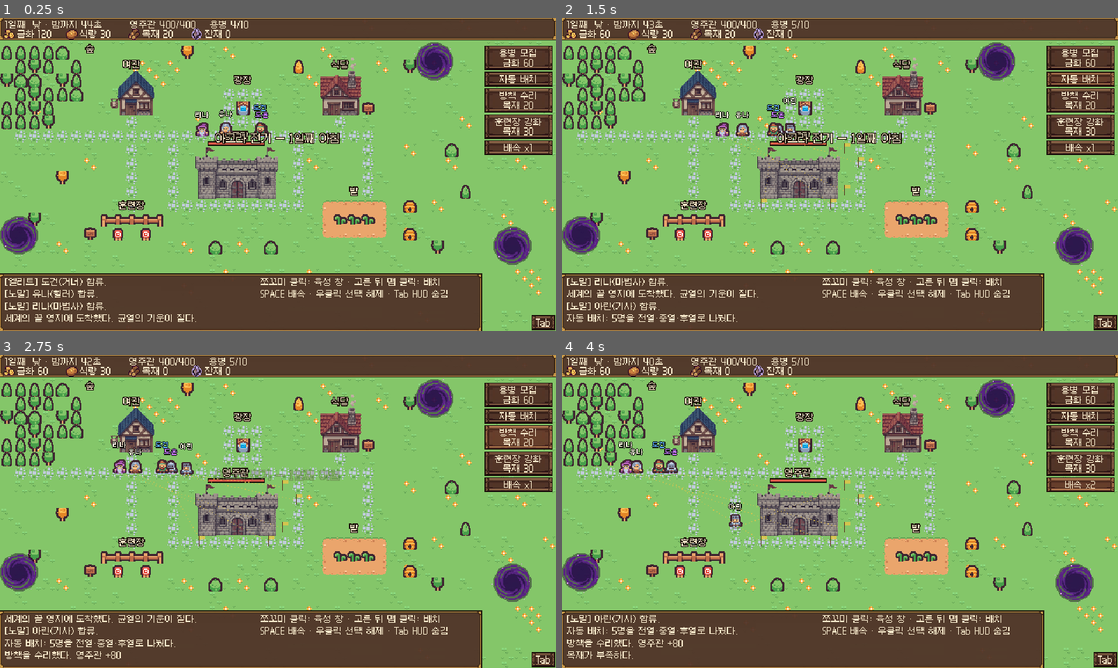
Above: before the commit, frames 1-4 (two rows, left to right).
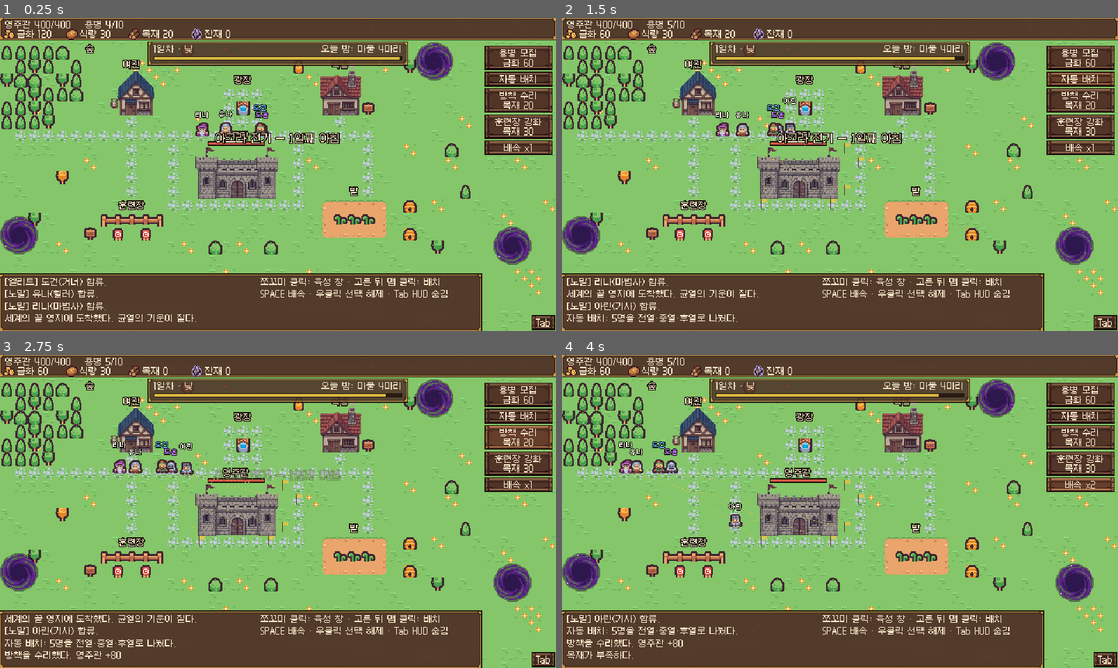
Above: after the commit, the same moments.

Repository: minjs-maxjs/game2
Game: Godot game, scene res://scenes/main.tscn
Two runs of this game, one before a commit and one after it. Both use one fixed random seed, a clock stepped at 60 frames per second and the inputs below.
Inputs:
- Up to frame 1 (0.25 s): no input
- Up to frame 2 (1.5 s): click "용병 모집 금화 60" at 0.5 s; click "자동 배치" at 1.25 s
- Up to frame 3 (2.75 s): click "방책 수리 목재 20" at 2 s
- Up to frame 4 (4 s): click "훈련장 강화 목재 30" at 2.75 s; click "배속 x1" at 3.5 s

The runs differ from the first frame. In frame 1, 3.9% of the frame differs, in the area x 0-74%, y 0-16%; in frame 2, 3.9%; in frame 3, 3.9%; in frame 4, 3.9%.

Commit message:
일차·웨이브 HUD: 상단 배너 · 밤 시작 연출 · 새벽 요약 · 균열별 마물 수
- scripts/wave_hud.gd (신규): 상단 중앙 배너(mouse_filter IGNORE, 우상단 메뉴 자리 비움)
  낮 "N일차 · 낮" + 남은 시간 바 + "오늘 밤: 마물 M마리 (엘리트 1)",
  밤 "N일차 · 밤" + "파도 2/3 · 남은 마물 12 / 20" + 처치 진행 바(휴식 중이면 남은 초).
  밤 시작 연출(정수 2배 글씨, 엘리트면 붉게 "엘리트 출현!", 시간 정지 무시 페이드),
  균열 위 살아 있는 마물 수(밤만). 숫자는 wave_director의 wave_info/night_preview만 읽는다.
- dawn_panel.gd: "N일차 방어 성공 — 처치, 금화 +, 쓰러진 쪼꼬미, 영주관 -" 요약 줄.
- main.gd: 상단 줄에서 일차·낮밤 표시를 배너로 옮김, 마물에 균열 번호 기록.
- growth_test 18) 배너 글자·클릭 통과·메뉴 자리·연출·새벽 요약.
  2) 전직 시험이 무작위 주 능력치에 따라 흔들리던 것(기존 결함)을 조건을 채워 두는 것으로 고정.
- tests/hud_shots.gd + docs/screenshots/hud_*.png 4장.

Co-Authored-By: Claude Opus 5.5 <noreply@anthropic.com>

Diff:
--- a/scripts/dawn_panel.gd
+++ b/scripts/dawn_panel.gd
@@ -3,8 +3,8 @@
 ## 열려 있는 동안 육성 창·배치·모집·수리·훈련장 강화는 그대로 쓸 수 있다.
 ## "낮 시작"(또는 Space)을 눌러야 다음 낮이 시작된다.
 
-const POS := Vector2(180, 34)
-const SIZE := Vector2(280, 74)
+const POS := Vector2(146, 34)
+const SIZE := Vector2(348, 80)
 
 var director
 var title_label: Label
@@ -19,19 +19,19 @@
 	mouse_filter = Control.MOUSE_FILTER_STOP
 	title_label = _label(Vector2(8, 5), Vector2(SIZE.x - 16, 14))
 	title_label.add_theme_font_size_override("font_size", 11)
-	summary_label = _label(Vector2(8, 21), Vector2(SIZE.x - 16, 26))
+	summary_label = _label(Vector2(8, 20), Vector2(SIZE.x - 16, 36))
 	summary_label.autowrap_mode = TextServer.AUTOWRAP_WORD_SMART
 	summary_label.clip_text = false
-	hint_label = _label(Vector2(8, 52), Vector2(170, 14))
+	hint_label = _label(Vector2(8, 60), Vector2(200, 14))
 	hint_label.text = "정비할 시간 — 시간이 멈춰 있다"
 	hint_label.modulate = Color(1, 1, 1, 0.7)
 	start_button = Button.new()
 	start_button.text = "낮 시작 (Space)"
 	start_button.focus_mode = Control.FOCUS_NONE
-	start_button.position = Vector2(SIZE.x - 96, 48)
-	start_button.size = Vector2(88, 20)
 	start_button.pressed.connect(_on_start)
 	add_child(start_button)
+	start_button.size = start_button.get_combined_minimum_size()
+	start_button.position = SIZE - start_button.size - Vector2(7, 6)
 
 
 func _label(p: Vector2, s: Vector2) -> Label:
@@ -50,11 +50,14 @@
 	visible = true
 
 
-## 정산 한 줄. B 단계에서 처치·금화·쓰러짐·내구도 요약으로 채운다.
-func summary_text(r: Dictionary) -> String:
+## 정산 요약: "N일차 방어 성공 — 처치 20, 금화 +XXX, 쓰러진 쪼꼬미 N명, 영주관 -N" + 임금 줄.
+static func summary_text(r: Dictionary) -> String:
+	var line := "%d일차 방어 성공 — 처치 %d, 금화 +%d, 쓰러진 쪼꼬미 %d명, 영주관 -%d" % [
+		int(r.get("day", 0)), int(r.get("kills", 0)), int(r.get("gold", 0)),
+		int(r.get("fallen", 0)), int(r.get("hall_loss", 0))]
 	if r.get("wage_paid", true):
-		return "임금 %d 금화 지급." % int(r.get("wage", 0))
-	return "임금 체불! 사기가 떨어졌다."
+		return line + "\n임금 %d 금화 지급." % int(r.get("wage", 0))
+	return line + "\n임금 체불! 사기가 떨어졌다."
 
 
 func _on_start() -> void:
--- a/scripts/main.gd
+++ b/scripts/main.gd
@@ -10,6 +10,7 @@
 const Deployment = preload("res://scripts/deployment.gd")
 const StatPanel = preload("res://scripts/stat_panel.gd")
 const WaveDirector = preload("res://scripts/wave_director.gd")
+const WaveHud = preload("res://scripts/wave_hud.gd")
 const TOWN_TEX := preload("res://assets/kenney_tiny_town/tilemap_packed.png")
 const DUNGEON_TEX := preload("res://assets/kenney_tiny_dungeon/tilemap_packed.png")
 
@@ -41,6 +42,7 @@
 
 var deployment: Deployment
 var director: WaveDirector   # 밤 파도 · 휴식 · 새벽 정산
+var wave_hud: WaveHud         # 상단 일차·웨이브 배너, 밤 시작 연출
 var selected = null
 
 ## pos: 건물 중심, spot: 용병이 모이는 자리, spread: 모이는 범위, label: 이름표 위치
@@ -134,7 +136,7 @@
 	is_night = true
 	phase_time = 0.0
 	director.start_night()
-	_show_banner("%d일째 밤 — 균열이 열린다" % day)
+	wave_hud.night_intro()
 	for m in mercs:
 		m.on_night_start()
 	add_log("균열에서 마물이 몰려온다! (%d마리 · %d파도)" % [director.night_total, director.waves.size()])
@@ -205,7 +207,9 @@
 func _spawn_monster(elite: bool) -> void:
 	var mo: Monster = Monster.new()
 	mo.game = self
-	var r: Vector2 = rifts[rng.randi() % rifts.size()]
+	var ri := rng.randi() % rifts.size()
+	var r: Vector2 = rifts[ri]
+	mo.set_meta("rift", ri)
 	mo.position = r + Vector2(rng.randf_range(-8, 8), rng.randf_range(-8, 8))
 	mo.setup(day, elite, rng)
 	add_child(mo)
@@ -687,6 +691,9 @@
 	_add_button(menu, "훈련장 강화\n목재 30", _on_upgrade_training)
 	speed_button = _add_button(menu, "배속 x1", _on_speed)
 	_build_growth_panel(root)
+	wave_hud = WaveHud.new()
+	root.add_child(wave_hud)
+	wave_hud.setup(self)
 
 
 func _make_label(pos: Vector2, sz: Vector2) -> Label:
@@ -721,15 +728,8 @@
 
 
 func _update_hud() -> void:
-	var phase := ""
-	if is_night:
-		phase = "밤 · 남은 마물 %d" % director.wave_info()["remaining"]
-	elif director.is_dawn:
-		phase = "새벽 · 정산 중"
-	else:
-		phase = "낮 · 밤까지 %d초" % maxi(0, int(DAY_LENGTH - phase_time))
-	hud_label.text = "%d일째  %s        영주관 %d/%d    용병 %d/%d" % [
-		day, phase, int(hall_hp), int(HALL_MAX_HP), mercs.size(), MAX_MERCS]
+	# 일차·낮밤·파도는 상단 중앙 배너(wave_hud.gd)가 보여 준다
+	hud_label.text = "영주관 %d/%d    용병 %d/%d" % [int(hall_hp), int(HALL_MAX_HP), mercs.size(), MAX_MERCS]
 	var vals := [int(gold), int(food), int(wood), residue]
 	var names := ["금화", "식량", "목재", "잔재"]
 	for i in res_labels.size():
--- /dev/null
+++ b/scripts/wave_hud.gd
@@ -0,0 +1,159 @@
+extends Control
+## 일차·웨이브 HUD: 상단 중앙 배너 + 밤 시작 연출 + 균열 위 남은 마물 수.
+## - 배너(낮): "N일차 · 낮" + 남은 시간 바 + "오늘 밤: 마물 M마리 (엘리트 1)"
+## - 배너(밤): "N일차 · 밤" + "파도 2/3 · 남은 12 / 20" + 처치 진행 바 (휴식 중이면 남은 휴식 초)
+## - 새벽에는 정산 창(dawn_panel.gd)이 대신 보이므로 배너를 숨긴다.
+## 숫자는 wave_director.gd의 wave_info() / night_preview()에서 읽기만 한다 (계산식 복사 금지).
+## 모든 노드는 mouse_filter = IGNORE: 배치 클릭을 막지 않는다. 우상단 메뉴 자리는 비워 둔다.
+
+const StatBar = preload("res://scripts/stat_bar.gd")
+
+const BANNER_POS := Vector2(170, 27)
+const BANNER_SIZE := Vector2(300, 28)
+const INTRO_Y := 86.0
+const INTRO_HOLD := 1.6
+const INTRO_FADE := 0.6
+const COL_DAY_BAR := Color("e8c547")
+const COL_NIGHT_BAR := Color("e05a4a")
+const COL_REST_BAR := Color("5ad05a")
+const COL_ELITE := Color("ff5a4a")
+
+var game
+var banner: Panel
+var title_label: Label
+var detail_label: Label
+var bar: StatBar
+var intro: Label
+var intro_elite: Label
+var intro_tween: Tween
+var rift_counts: Node2D
+
+
+func setup(g) -> void:
+	game = g
+	position = Vector2.ZERO
+	size = g.WORLD_SIZE
+	mouse_filter = Control.MOUSE_FILTER_IGNORE
+
+	banner = Panel.new()
+	banner.position = BANNER_POS
+	banner.size = BANNER_SIZE
+	banner.mouse_filter = Control.MOUSE_FILTER_IGNORE
+	banner.modulate = Color(1, 1, 1, 0.92)
+	add_child(banner)
+	title_label = _label(banner, Vector2(7, 3), Vector2(80, 12), HORIZONTAL_ALIGNMENT_LEFT)
+	detail_label = _label(banner, Vector2(84, 3), Vector2(BANNER_SIZE.x - 91, 12), HORIZONTAL_ALIGNMENT_RIGHT)
+	bar = StatBar.new()
+	bar.position = Vector2(8, 18)
+	bar.size = Vector2(BANNER_SIZE.x - 16, 3)
+	bar.mouse_filter = Control.MOUSE_FILTER_IGNORE
+	banner.add_child(bar)
+
+	intro = _label(self, Vector2(0, INTRO_Y), Vector2(g.WORLD_SIZE.x, 30), HORIZONTAL_ALIGNMENT_CENTER)
+	intro.add_theme_font_override("font", g.font_l)
+	intro.add_theme_font_size_override("font_size", 24)   # Galmuri11(12px)의 정수 2배
+	intro.add_theme_constant_override("outline_size", 5)
+	intro.add_theme_color_override("font_outline_color", g.COL_DARK)
+	intro_elite = _label(self, Vector2(0, INTRO_Y + 30), Vector2(g.WORLD_SIZE.x, 16), HORIZONTAL_ALIGNMENT_CENTER)
+	intro_elite.add_theme_font_override("font", g.font_l)
+	intro_elite.add_theme_font_size_override("font_size", 12)
+	intro_elite.add_theme_constant_override("outline_size", 4)
+	intro_elite.add_theme_color_override("font_outline_color", g.COL_DARK)
+	intro_elite.add_theme_color_override("font_color", COL_ELITE)
+	intro.modulate.a = 0.0
+	intro_elite.modulate.a = 0.0
+
+	rift_counts = RiftCounts.new()
+	rift_counts.game = g
+	g.add_child(rift_counts)
+
+
+func _label(parent: Control, p: Vector2, s: Vector2, align: int) -> Label:
+	var l := Label.new()
+	l.position = p
+	l.size = s
+	l.clip_text = true
+	l.horizontal_alignment = align
+	l.mouse_filter = Control.MOUSE_FILTER_IGNORE
+	parent.add_child(l)
+	return l
+
+
+func _process(_delta: float) -> void:
+	if game == null:
+		return
+	refresh()
+
+
+## 배너 글자와 바를 지금 상태로 맞춘다 (테스트에서도 부른다).
+func refresh() -> void:
+	var dir = game.director
+	banner.visible = not dir.is_dawn and not game.game_over
+	if not banner.visible:
+		return
+	if game.is_night:
+		var wi: Dictionary = dir.wave_info()
+		title_label.text = "%d일차 · 밤" % game.day
+		if wi["resting"]:
+			detail_label.text = "파도 %d/%d · 휴식 %d초 · 남은 %d / %d" % [
+				wi["wave"], wi["waves"], ceili(wi["rest_left"]), wi["remaining"], wi["total"]]
+			bar.set_bar(1.0 - wi["rest_left"] / dir.WAVE_REST, COL_REST_BAR)
+		else:
+			detail_label.text = "파도 %d/%d · 남은 마물 %d / %d" % [wi["wave"], wi["waves"], wi["remaining"], wi["total"]]
+			bar.set_bar(float(wi["killed"]) / maxf(1.0, float(wi["total"])), COL_NIGHT_BAR)
+	else:
+		var pv: Dictionary = dir.night_preview()
+		title_label.text = "%d일차 · 낮" % game.day
+		detail_label.text = "오늘 밤: 마물 %d마리%s" % [pv["total"], " (엘리트 1)" if pv["elite"] else ""]
+		bar.set_bar(1.0 - game.phase_time / game.DAY_LENGTH, COL_DAY_BAR)
+
+
+## 밤 시작 연출: 가운데 큰 글씨 → 약 2초 뒤 사라진다. 시간·입력은 막지 않는다.
+func night_intro() -> void:
+	var wi: Dictionary = game.director.wave_info()
+	intro.text = "%d일차 밤 — 마물 %d마리" % [game.day, wi["total"]]
+	intro_elite.text = "엘리트 출현!" if wi["elite"] else ""
+	if intro_tween and intro_tween.is_valid():
+		intro_tween.kill()
+	intro.modulate.a = 1.0
+	intro_elite.modulate.a = 1.0
+	intro_tween = create_tween()
+	intro_tween.set_ignore_time_scale(true)
+	intro_tween.tween_interval(INTRO_HOLD)
+	intro_tween.tween_property(intro, "modulate:a", 0.0, INTRO_FADE)
+	intro_tween.parallel().tween_property(intro_elite, "modulate:a", 0.0, INTRO_FADE)
+
+
+## 균열마다 거기서 나온 살아 있는 마물 수 (밤에만). 맵 좌표에 그리므로 카메라를 따라 움직인다.
+class RiftCounts extends Node2D:
+	var game
+
+	func _ready() -> void:
+		z_index = 3
+
+	func counts() -> Array[int]:
+		var out: Array[int] = []
+		out.resize(game.rifts.size())
+		out.fill(0)
+		for mo in game.monsters:
+			if is_instance_valid(mo) and mo.has_meta("rift"):
+				out[int(mo.get_meta("rift"))] += 1
+		return out
+
+	func _process(_delta: float) -> void:
+		queue_redraw()
+
+	func _draw() -> void:
+		if game == null or not game.is_night:
+			return
+		var c := counts()
+		for i in game.rifts.size():
+			if c[i] <= 0:
+				continue
+			var text := "%d" % c[i]
+			var w: float = game.font_m.get_string_size(text, HORIZONTAL_ALIGNMENT_LEFT, -1, 10).x
+			# 위쪽 균열은 상단 HUD에 가리지 않게 아래에 적는다
+			var dy := 34.0 if game.rifts[i].y < 60.0 else -25.0
+			var p: Vector2 = (game.rifts[i] + Vector2(-w / 2.0, dy)).floor()
+			draw_string_outline(game.font_m, p, text, HORIZONTAL_ALIGNMENT_LEFT, -1, 10, 3, game.COL_DARK)
+			draw_string(game.font_m, p, text, HORIZONTAL_ALIGNMENT_LEFT, -1, 10, Color("e8a0ff"))
--- a/tests/growth_test.gd
+++ b/tests/growth_test.gd
@@ -76,6 +76,9 @@
 	check(not main.try_promote(m), "잔재가 없으면 전직 불가")
 	main.residue = 20
 	main.gold = 500.0
+	var nt2: Dictionary = m.next_tier()   # 주 능력치 조건(16번에서 따로 검증)은 채워 둔다 — 무작위 능력치에 따라 흔들리지 않게
+	if nt2.has("stat_req"):
+		m.stats[nt2["stat"]] = maxf(float(m.stats[nt2["stat"]]), float(nt2["stat_req"]))
 	var atk_before: float = m.atk
 	check(main.try_promote(m), "조건을 채우면 전직")
 	check(m.tier == 1 and m.atk > atk_before, "전직 후 단계 1, 공격력 상승 (%s, %d → %d)" % [m.title(), int(atk_before), int(m.atk)])
@@ -424,6 +427,39 @@
 	dir.continue_day()
 	main.is_night = false
 
+	# 18) 일차·웨이브 HUD: 배너 글자, 클릭 통과, 밤 시작 연출, 새벽 요약
+	var wh = main.wave_hud
+	main.day = 3
+	main.phase_time = 0.0
+	wh.refresh()
+	var pv: Dictionary = dir.night_preview()
+	check(wh.banner.visible and wh.title_label.text == "3일차 · 낮" and wh.detail_label.text == "오늘 밤: 마물 %d마리 (엘리트 1)" % pv["total"],
+		"낮 배너: %s / %s" % [wh.title_label.text, wh.detail_label.text])
+	check(is_equal_approx(wh.bar.ratio, 1.0), "낮 남은 시간 바 가득")
+	main.day = 4
+	wh.refresh()
+	check(not wh.detail_label.text.contains("엘리트"), "엘리트 없는 날은 괄호 생략 (%s)" % wh.detail_label.text)
+	main.day = 3
+	var bc: Vector2 = wh.banner.get_global_rect().get_center()
+	check(not dep.ui_blocks(bc) and not dep.ui_blocks(wh.banner.get_global_rect().position + Vector2(2, 2)), "배너는 배치 클릭을 막지 않는다")
+	check(not wh.banner.get_global_rect().intersects(Rect2(556, 0, 84, 360)), "배너가 우상단 메뉴 자리를 비운다")
+	main._start_night()
+	main.monsters.clear()
+	wh.refresh()
+	check(main.is_night and wh.title_label.text == "3일차 · 밤" and wh.detail_label.text.begins_with("파도 1/3"),
+		"밤 배너: %s / %s" % [wh.title_label.text, wh.detail_label.text])
+	check(wh.intro.modulate.a > 0.9 and wh.intro.text == "3일차 밤 — 마물 %d마리" % dir.night_total and wh.intro_elite.text == "엘리트 출현!",
+		"밤 시작 연출: %s %s" % [wh.intro.text, wh.intro_elite.text])
+	check(wh.intro.mouse_filter == Control.MOUSE_FILTER_IGNORE and not dep.ui_blocks(Vector2(320, 98)), "밤 시작 연출은 입력을 막지 않는다")
+	main._start_dawn()
+	wh.refresh()
+	var sum_text: String = dir.panel.summary_label.text
+	check(not wh.banner.visible and sum_text.begins_with("3일차 방어 성공 — 처치 ") and sum_text.contains("쓰러진 쪼꼬미") and sum_text.contains("영주관 -"),
+		"새벽 요약: %s" % sum_text.replace("
+", " / "))
+	dir.continue_day()
+	main.is_night = false
+
 	print("RESULT %s (%d failures)" % ["PASS" if failures == 0 else "FAIL", failures])
 	quit(0 if failures == 0 else 1)
 	return true
--- /dev/null
+++ b/tests/hud_shots.gd
@@ -0,0 +1,58 @@
+extends SceneTree
+## 일차·웨이브 HUD 스크린샷 (창이 잠깐 뜬다).
+## 실행: godot --path . --script res://tests/hud_shots.gd -- <출력폴더>
+## hud_day.png(낮 배너) · hud_night_intro.png(밤 시작 연출, 엘리트 밤) · hud_night.png(밤 진행) · hud_dawn.png(새벽 정산)
+
+var main
+var frames := 0
+var out_dir := "user://"
+
+
+func _initialize() -> void:
+	var args := OS.get_cmdline_user_args()
+	if args.size() > 0:
+		out_dir = args[0]
+	main = load("res://scenes/main.tscn").instantiate()
+	root.add_child(main)
+
+
+func _process(_delta: float) -> bool:
+	frames += 1
+	if frames == 2:
+		main.day = 3   # 엘리트 밤 예고 확인용
+		main.phase_time = 15.0
+		main.deployment.auto_deploy()
+	if frames == 150:
+		_save("hud_day.png")
+		main._start_night()
+	if frames == 170:
+		_save("hud_night_intro.png")
+	if frames == 170:
+		Engine.time_scale = 3.0
+	if frames > 170 and frames < 2400 and main.is_night and main.director.wave_info()["killed"] >= 2 and not main.has_meta("night_shot"):
+		main.set_meta("night_shot", true)
+		_save("hud_night.png")
+		for mo in main.monsters:
+			mo.queue_free()
+		main.monsters.clear()
+		main.director.wave_idx = main.director.waves.size() - 1
+		main.director.to_spawn = 0
+		main.mercs[1].take_damage(99999.0)
+	if main.director.is_dawn and frames < 2400:
+		if not main.has_meta("dawn_wait"):
+			main.set_meta("dawn_wait", frames)
+		elif frames - int(main.get_meta("dawn_wait")) == 20:
+			_save("hud_dawn.png")
+			quit(0)
+			return true
+	if frames >= 2400:
+		print("timeout")
+		quit(1)
+		return true
+	return false
+
+
+func _save(name: String) -> void:
+	var img := root.get_texture().get_image()
+	img.save_png(out_dir.path_join(name))
+	print("saved ", out_dir.path_join(name), " ", img.get_size())
Binary file added: docs/screenshots/hud_dawn.png
Binary file added: docs/screenshots/hud_day.png
Binary file added: docs/screenshots/hud_night.png
Binary file added: docs/screenshots/hud_night_intro.png
